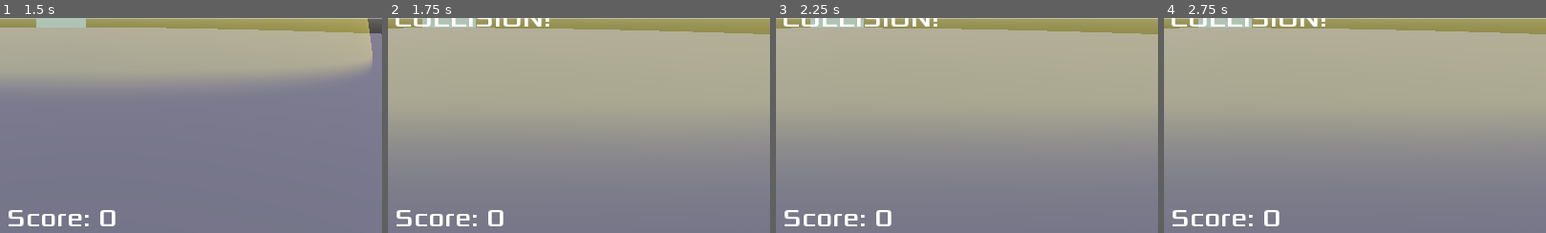
Above: before the commit, frames 1-4 (left to right).
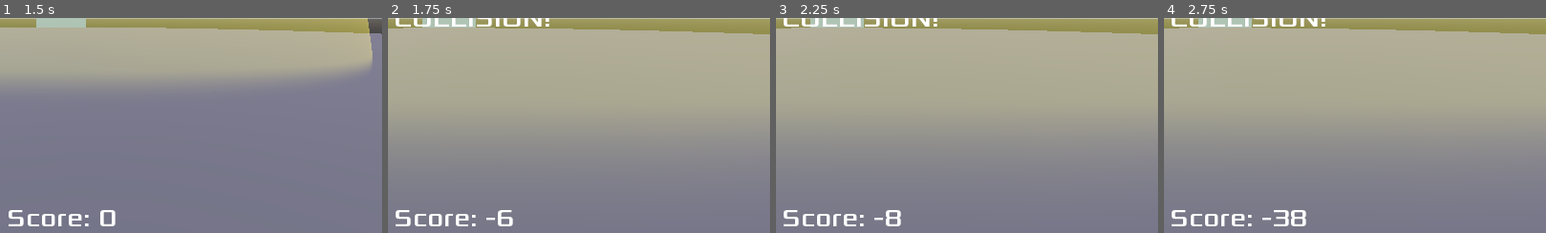
Above: after the commit, the same moments.

Repository: JudgeGregg/REVAn
Game: Godot game, scene res://Game.tscn
Two runs of this game, one before a commit and one after it. Both use one fixed random seed, a clock stepped at 60 frames per second and the inputs below.
Inputs (mouse positions are % of the whole screen's width and height, from its top left):
- Up to frame 1 (1.5 s): click "Start" at 0.5 s; tap Enter at 1.25 s; move the mouse to (55, 50) at 1.27 s; hold W (forward) from 1.28 s (still down); hold R from 1.28 s (still down)
- Up to frame 2 (1.75 s): keep holding W (forward); keep holding R
- Up to frame 3 (2.25 s): keep holding W (forward); tap Space at 2 s; move the mouse to (45, 50) at 2.02 s; release R at 2.03 s; tap R at 2.1 s
- Up to frame 4 (2.75 s): keep holding W (forward)
The pictures show only the part of the screen within x 42-92%, y 50-100%; the shares and areas given below are measured in that part.

Frame 1 is identical in both runs. In frame 2, 0.6% of the frame differs, in the area x 2-33%, y 89-97%; in frame 3, 0.6%; in frame 4, 0.8%, in the area x 2-38%, y 89-97%.

Commit message:
#4 Reduce score if collision occured

Diff:
--- a/Player.gd
+++ b/Player.gd
@@ -57,7 +57,7 @@
 	dir.x = dir.x * move_speed * delta
 	dir.z = dir.z * move_speed * delta
 	if move_and_collide(dir):
-		get_tree().get_root().get_node("Game").failed = true
+		get_tree().get_root().get_node("Game").score -= 1
 		get_tree().get_root().get_node("Game/FailedLabel").text = "COLLISION!"
 		get_tree().get_root().get_node("Game/FailedLabel").show()
-		print("FAILED")
+		get_tree().get_root().get_node("Game/ScoreLabel").text = "Score: " + str(get_tree().get_root().get_node("Game").score)
